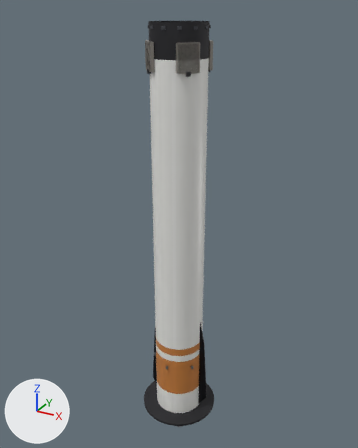
Two versions of the glTF model assets/rockets/new-glendale/s1.hi.glb, one commit apart.
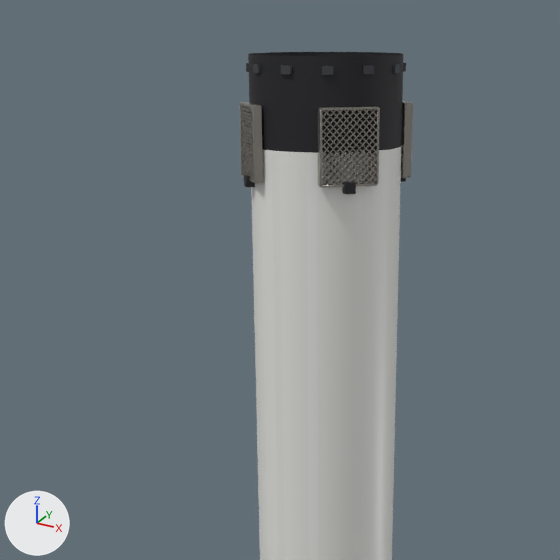
Each version is shown whole from a 50 mm camera at (29.7, -54.0, 60.4) aimed at (-0.7, 1.3, 32.8), then close up on the part from 14% to 76% of the width and 0% to 49% of the height. Every picture has the same lights, and +X, +Y and +Z are marked at lower left. The first two pictures are the older version. Where no turn or scale is listed for an object, it has been applied to the vertices.

The scene before the commit, as lines of its bpy script (objects in view):
```python
me_gridfin_0_metal = bpy.data.meshes.new('gridfin_0.metal')
me_gridfin_0_metal.from_pydata(...)  # 400 vertices, 632 faces; spans x -0.12..0.12, y -0.82..0.82, z -1.0..1.0
me_gridfin_0_metal.materials.append(mat_or_metal)
me_s1_dark = bpy.data.meshes.new('s1.dark')
me_s1_dark.from_pydata(...)  # 992 vertices, 1712 faces; spans x -5.6..5.6, y -5.6..5.6, z -28.9..28.9
me_s1_dark.materials.append(mat_or_dark)
ob_gridfin_0_metal = bpy.data.objects.new('gridfin_0.metal', me_gridfin_0_metal)
ob_gridfin_0_metal.parent = ob_gridfin_0
ob_gridfin_0_metal.location = (0.0, 0.0, 1.7)
ob_gridfin_0_metal.scale = (1.65, 1.65, 1.65)
ob_gridfin_1_metal = bpy.data.objects.new('gridfin_1.metal', me_gridfin_0_metal)
ob_gridfin_1_metal.parent = ob_gridfin_1
ob_gridfin_1_metal.location = (0.0, 0.0, 1.7)
ob_gridfin_1_metal.scale = (1.65, 1.65, 1.65)
ob_gridfin_3_metal = bpy.data.objects.new('gridfin_3.metal', me_gridfin_0_metal)
ob_gridfin_3_metal.parent = ob_gridfin_3
ob_gridfin_3_metal.location = (0.0, 0.0, 1.7)
ob_gridfin_3_metal.scale = (1.65, 1.65, 1.65)
ob_s1_dark = bpy.data.objects.new('s1.dark', me_s1_dark)
ob_s1_dark.location = (0.0, 0.0, 29.95)
# also in view: 's1.hull' at (0.0, 0.0, 29.1)
```
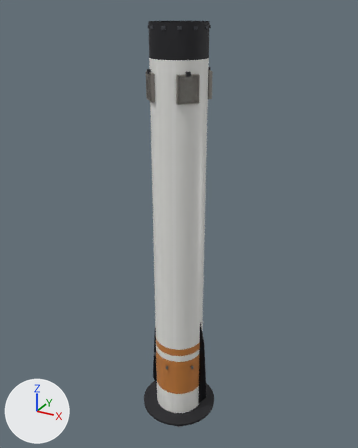
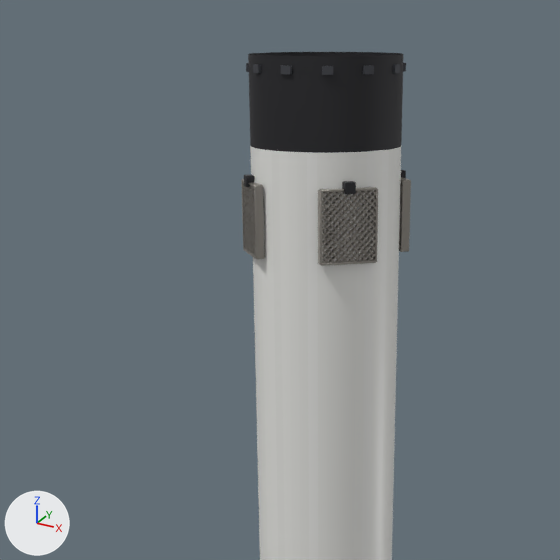
The change, as a list of edits to the scene's bpy script:
```text
Change ob_gridfin_0_metal:
    ob_gridfin_0_metal.location: (0.0, 0.0, 1.7) -> (0.0, 0.0, -1.7)
Change ob_gridfin_1_metal:
    ob_gridfin_1_metal.location: (0.0, 0.0, 1.7) -> (0.0, 0.0, -1.7)
Change ob_gridfin_3_metal:
    ob_gridfin_3_metal.location: (0.0, 0.0, 1.7) -> (0.0, 0.0, -1.7)
```

Boxes (x1, y1, x2, y2) around the edits, measured in the close-ups (560 x 560 px):
'gridfin_0.metal', moved
    before: (318, 106, 380, 188)
    after: (318, 187, 378, 266)
'gridfin_1.metal', moved
    before: (239, 102, 263, 183)
    after: (241, 179, 264, 259)
'gridfin_3.metal', moved
    before: (401, 101, 413, 178)
    after: (399, 177, 411, 252)
